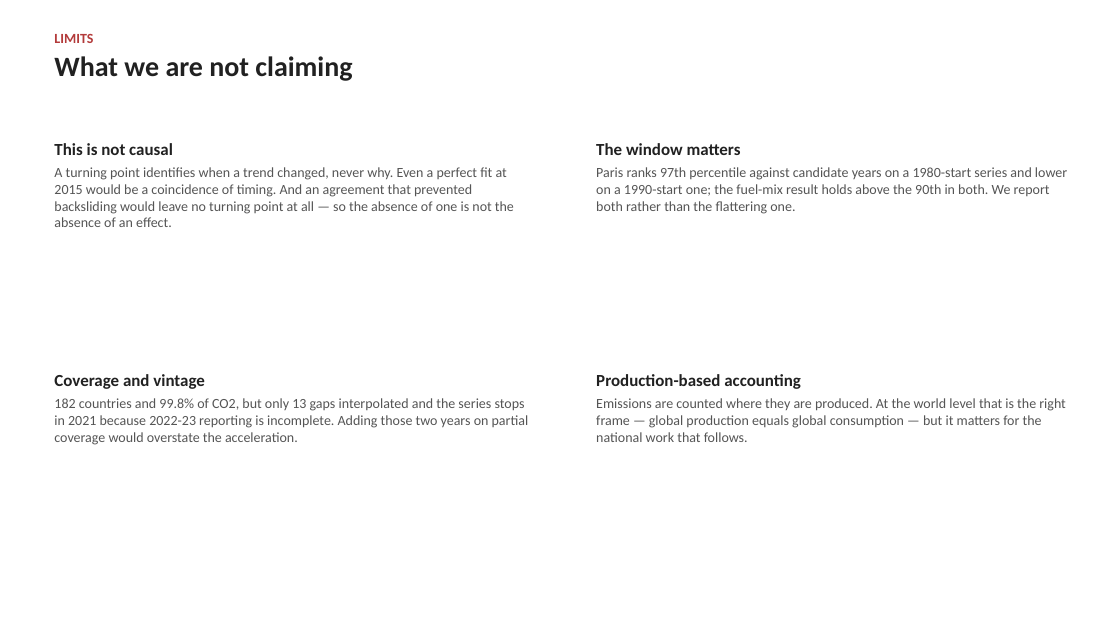
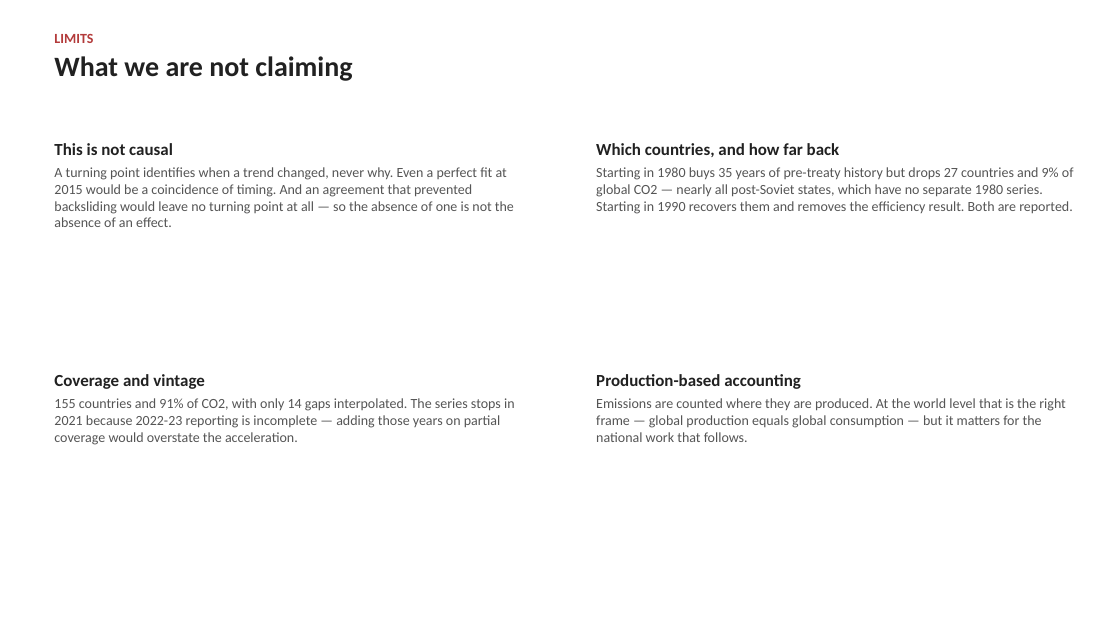
Before and after one commit to cwejnert/HDI-Happiness, a slide deck: slide 11 of carbon_breakpoints_takeaway_figures/paris_at_ten_world_deck.pptx (slide 10 before the commit). Drawn at 1120x630 pixels with LibreOffice and Linux fonts; fonts in the diff are those of the drawing. Boxes give left, top, right and bottom in pixels: in the first picture for what was removed or moved away, otherwise in the second. Text is boxed around its words. In the diff, an @@ line names an element or a change of style, - is before the commit and + after.

```diff
--- a/carbon_breakpoints_takeaway_figures/paris_at_ten_world_deck.pptx
+++ b/carbon_breakpoints_takeaway_figures/paris_at_ten_world_deck.pptx
@@ text at <box>596,143,1074,214</box>: text changed @@
-The window matters
-Paris ranks 97th percentile against candidate years on a 1980-start series and lower on a 1990-start one; the fuel-mix result holds above the 90th in both. We report both rather than the flattering one.
+Which countries, and how far back
+Starting in 1980 buys 35 years of pre-treaty history but drops 27 countries and 9% of global CO2 — nearly all post-Soviet states, which have no separate 1980 series. Starting in 1990 recovers them and removes the efficiency result. Both are reported.
@@ text at <box>54,398,515,445</box>: text changed @@
-182 countries and 99.8% of CO2, but only 13 gaps interpolated and the series stops in 2021 because 2022-23 reporting is incomplete. Adding those two years on partial coverage would overstate the acceleration.
+155 countries and 91% of CO2, with only 14 gaps interpolated. The series stops in 2021 because 2022-23 reporting is incomplete — adding those years on partial coverage would overstate the acceleration.
```
Also in this commit, not shown: 8 other slides changed, 1 slide added, 3 other files.
